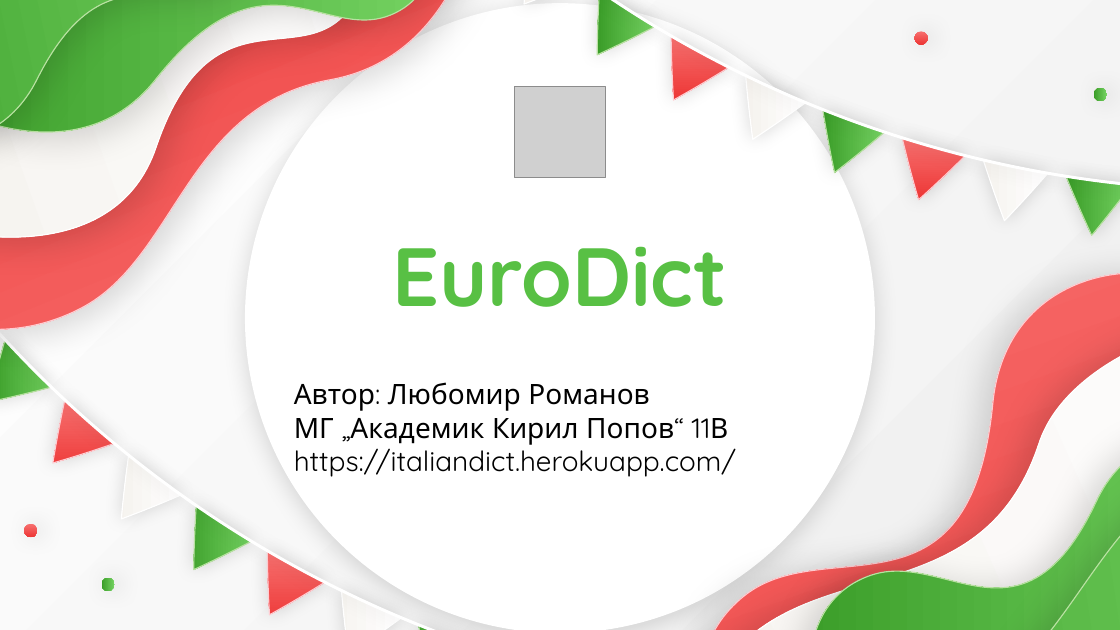
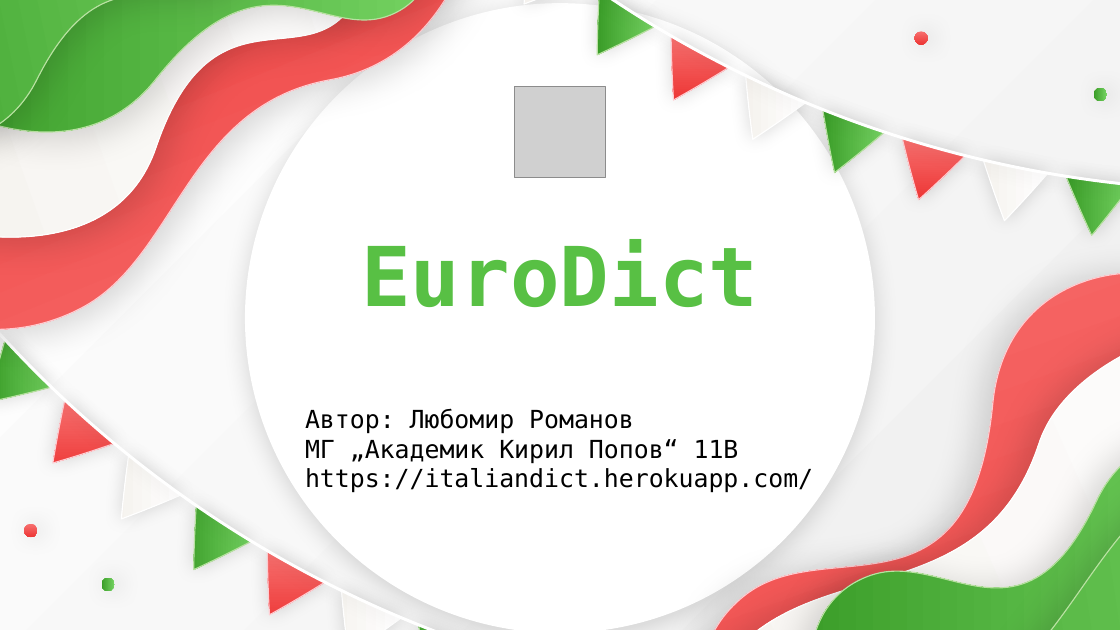
Before and after one commit to romanov-lyubomir/eurodict, a slide deck: slide 1 of documentation/EuroDict.pptx. Drawn at 1120x630 pixels with LibreOffice and Linux fonts; fonts in the diff are those of the drawing; grey boxes stand for pictures. Boxes give left, top, right and bottom in pixels: in the first picture for what was removed or moved away, otherwise in the second. Text is boxed around its words. In the diff, an @@ line names an element or a change of style, - is before the commit and + after.

```diff
--- a/documentation/EuroDict.pptx
+++ b/documentation/EuroDict.pptx
@@ title "EuroDict" at (361, 239, 758, 307): font Quicksand to DejaVu Sans Mono @@
@@ subtitle "Автор: Любомир Романов": place and size @@
-subtitle "Автор: Любомир Романов" at (294, 382, 736, 477)
+subtitle "Автор: Любомир Романов" at (305, 408, 813, 493)
@@ subtitle "Автор: Любомир Романов" at (305, 408, 813, 493): size 18 to 16 pt, font Quicksand to DejaVu Sans Mono @@
```
Also in this commit, not shown: 2 other slides changed, 2 other files.
